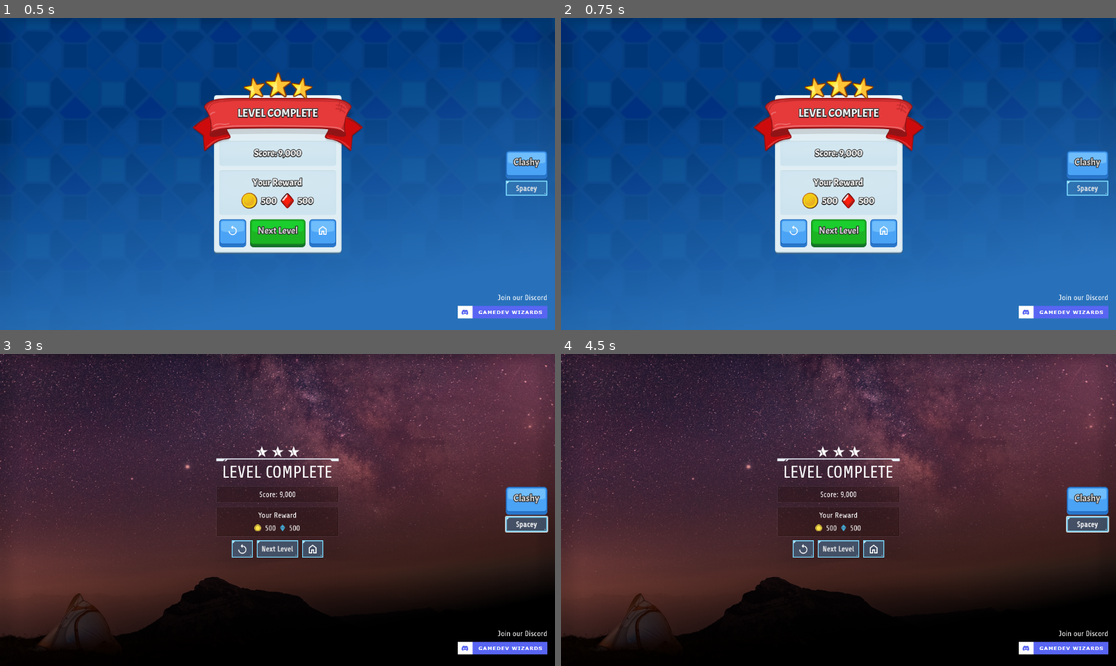
Above: before the commit, frames 1-4 (two rows, left to right).
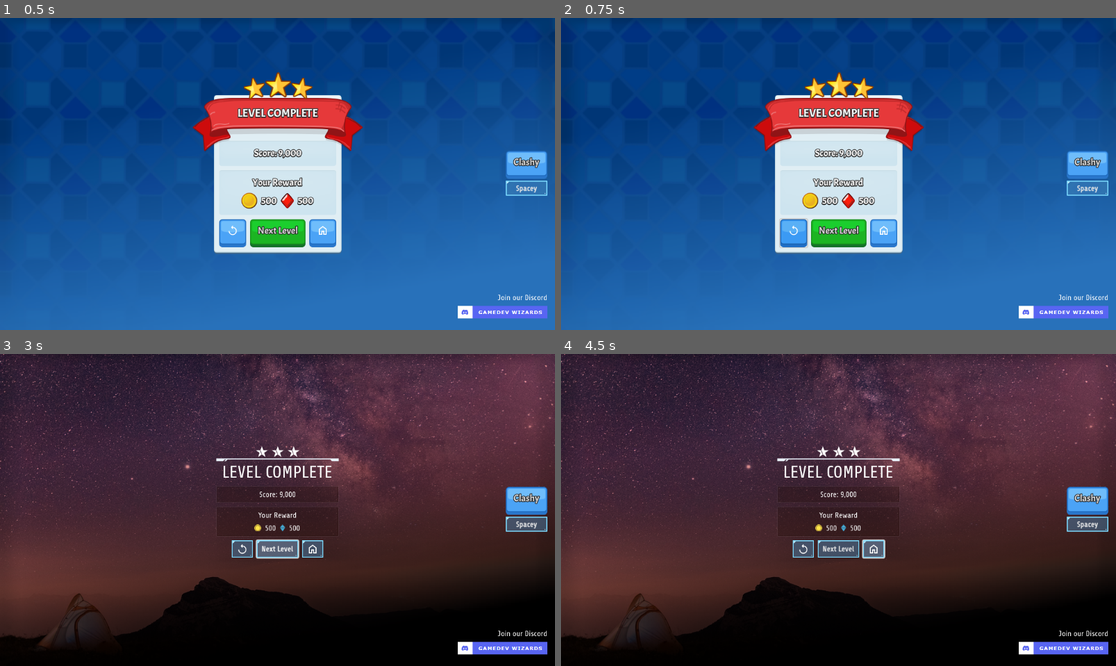
Above: after the commit, the same moments.

Repository: wadlo/Themey
Game: Godot game, scene res://example_scene/example-scene.tscn
Same seed, same stepped clock (60 frames per second), same inputs: the game is played once before the commit and once after it.
Inputs (mouse positions are in pixels of both pictures, inside the frame that each line leads up to):
- Up to frame 1 (0.5 s): no input
- Up to frame 2 (0.75 s): click (794, 233) at 0.5 s
- Up to frame 3 (3 s): click "Clashy" at 1.25 s; click "Spacey" at 2 s; click "Next Level" at 2.75 s
- Up to frame 4 (4.5 s): click "Next Level" at 3.5 s; click (871, 547) at 4.25 s

Frame 1 is identical in both runs. In frame 2, less than 0.1% of the frame differs, in the area x 39-45%, y 64-74%; in frame 3, 0.2%, in the area x 46-99%, y 51-66%; in frame 4, 0.1%.

Commit message:
Fix mouse events on theme panels

Diff:
--- a/src/example_scene/example-scene.tscn
+++ b/src/example_scene/example-scene.tscn
@@ -51,41 +51,26 @@
 
 [node name="ConstantCanvasLayer" type="CanvasLayer" parent="."]
 
-[node name="MarginContainer" type="MarginContainer" parent="ConstantCanvasLayer"]
-z_index = 100
-anchors_preset = 15
-anchor_right = 1.0
-anchor_bottom = 1.0
-grow_horizontal = 2
-grow_vertical = 2
-theme_override_constants/margin_left = 16
-theme_override_constants/margin_top = 16
-theme_override_constants/margin_right = 16
-theme_override_constants/margin_bottom = 16
-
-[node name="Control" type="Control" parent="ConstantCanvasLayer/MarginContainer"]
-layout_mode = 2
-mouse_filter = 1
-
-[node name="DiscordLink" type="VBoxContainer" parent="ConstantCanvasLayer/MarginContainer/Control"]
-layout_mode = 1
+[node name="DiscordLink" type="VBoxContainer" parent="ConstantCanvasLayer"]
 anchors_preset = 3
 anchor_left = 1.0
 anchor_top = 1.0
 anchor_right = 1.0
 anchor_bottom = 1.0
-offset_left = -186.0
-offset_top = -61.0
+offset_left = -202.0
+offset_top = -77.0
+offset_right = -16.0
+offset_bottom = -16.0
 grow_horizontal = 0
 grow_vertical = 0
 theme = ExtResource("3_coqfe")
 
-[node name="JoinTheDiscord" type="Label" parent="ConstantCanvasLayer/MarginContainer/Control/DiscordLink"]
+[node name="JoinTheDiscord" type="Label" parent="ConstantCanvasLayer/DiscordLink"]
 layout_mode = 2
 text = "Join our Discord"
 horizontal_alignment = 2
 
-[node name="DiscordLink" type="TextureButton" parent="ConstantCanvasLayer/MarginContainer/Control/DiscordLink"]
+[node name="DiscordLink" type="TextureButton" parent="ConstantCanvasLayer/DiscordLink"]
 layout_mode = 2
 texture_normal = ExtResource("4_igjyp")
 texture_pressed = ExtResource("4_igjyp")
@@ -94,32 +79,32 @@
 stretch_mode = 5
 script = ExtResource("5_1g0lo")
 
-[node name="RightContent" type="VBoxContainer" parent="ConstantCanvasLayer/MarginContainer/Control"]
-layout_mode = 1
+[node name="RightContent" type="VBoxContainer" parent="ConstantCanvasLayer"]
 anchors_preset = 6
 anchor_left = 1.0
 anchor_top = 0.5
 anchor_right = 1.0
 anchor_bottom = 0.5
-offset_left = -86.0
+offset_left = -102.0
 offset_top = -48.5
+offset_right = -16.0
 offset_bottom = 44.5
 grow_horizontal = 0
 grow_vertical = 2
 
-[node name="ClashyButton" type="Button" parent="ConstantCanvasLayer/MarginContainer/Control/RightContent" node_paths=PackedStringArray("themeCanvasLayer")]
+[node name="ClashyButton" type="Button" parent="ConstantCanvasLayer/RightContent" node_paths=PackedStringArray("themeCanvasLayer")]
 layout_mode = 2
 theme = ExtResource("2_sdgue")
 text = "Clashy"
 script = ExtResource("6_ekpiu")
-themeCanvasLayer = NodePath("../../../../../Themes/ClashyThemeCanvasLayer")
+themeCanvasLayer = NodePath("../../../Themes/ClashyThemeCanvasLayer")
 
-[node name="SpaceyButton" type="Button" parent="ConstantCanvasLayer/MarginContainer/Control/RightContent" node_paths=PackedStringArray("themeCanvasLayer")]
+[node name="SpaceyButton" type="Button" parent="ConstantCanvasLayer/RightContent" node_paths=PackedStringArray("themeCanvasLayer")]
 layout_mode = 2
 theme = ExtResource("3_coqfe")
 text = "Spacey"
 script = ExtResource("6_ekpiu")
-themeCanvasLayer = NodePath("../../../../../Themes/SpaceyThemeCanvasLayer2")
+themeCanvasLayer = NodePath("../../../Themes/SpaceyThemeCanvasLayer2")
 
 [editable path="Themes/ClashyThemeCanvasLayer"]
 [editable path="Themes/SpaceyThemeCanvasLayer2"]
--- a/src/project.godot
+++ b/src/project.godot
@@ -15,6 +15,10 @@
 config/features=PackedStringArray("4.2", "Forward Plus")
 config/icon="res://icon.svg"
 
+[dotnet]
+
+project/assembly_name="Themey"
+
 [rendering]
 
 renderer/rendering_method="gl_compatibility"
